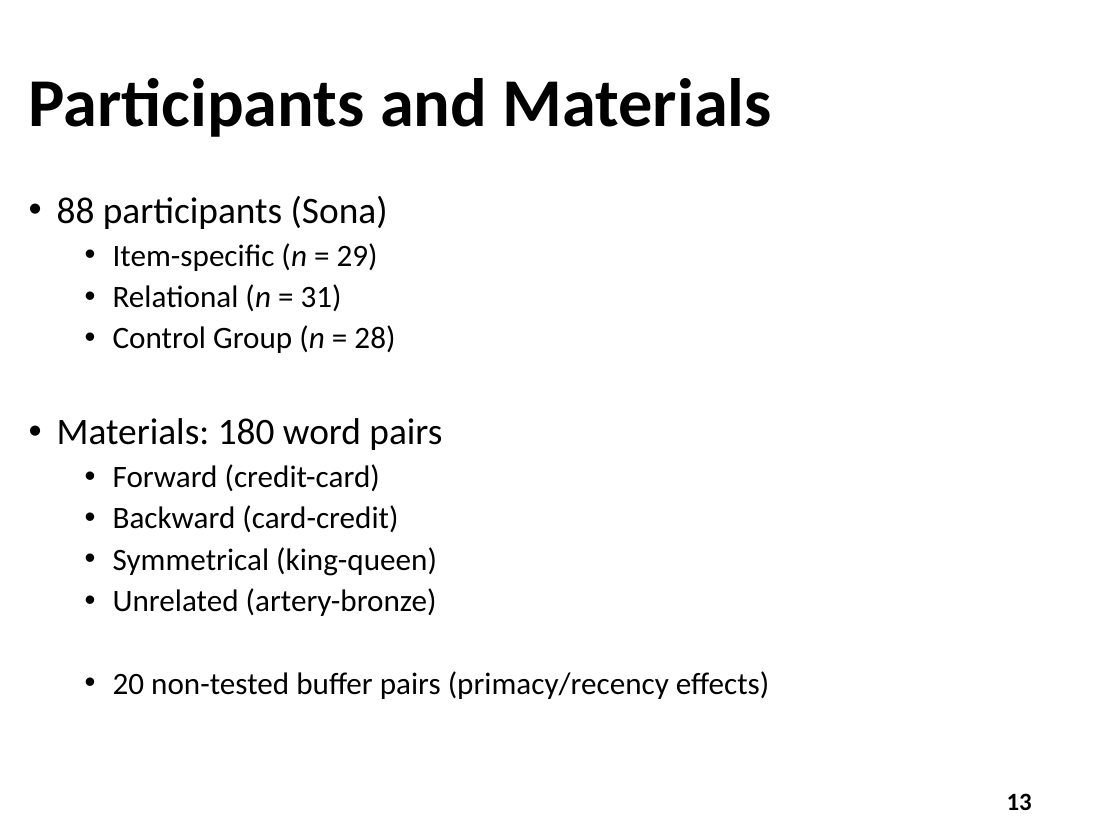
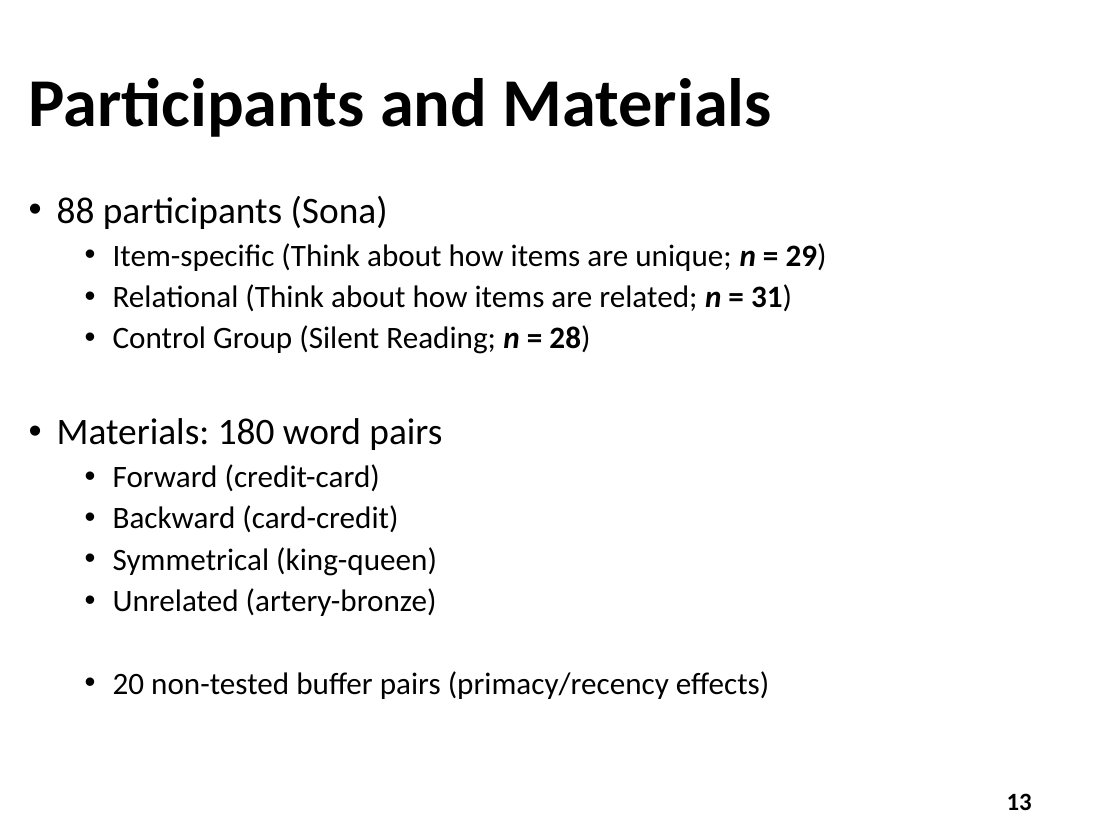
Before and after one commit to npm27/ISREL_JOLs, a slide deck: slide 13 of 3 Presentations/Maxwell Cates Huff Grad Symposium 22.pptx. Drawn at 1120x840 pixels with LibreOffice and Linux fonts; fonts in the diff are those of the drawing. Boxes give left, top, right and bottom in pixels: in the first picture for what was removed or moved away, otherwise in the second. Text is boxed around its words. In the diff, an @@ line names an element or a change of style, - is before the commit and + after.

```diff
--- a/3 Presentations/Maxwell Cates Huff Grad Symposium 22.pptx
+++ b/3 Presentations/Maxwell Cates Huff Grad Symposium 22.pptx
@@ text at (x1=113, y1=243, x2=827, y2=354): text changed @@
-  • Item-specific (n = 29)
-  • Relational (n = 31)
-  • Control Group (n = 28)
+  • Item-specific (Think about how items are unique; n = 29)
+  • Relational (Think about how items are related; n = 31)
+  • Control Group (Silent Reading; n = 28)
```
Also in this commit, not shown: 1 other slide changed.
